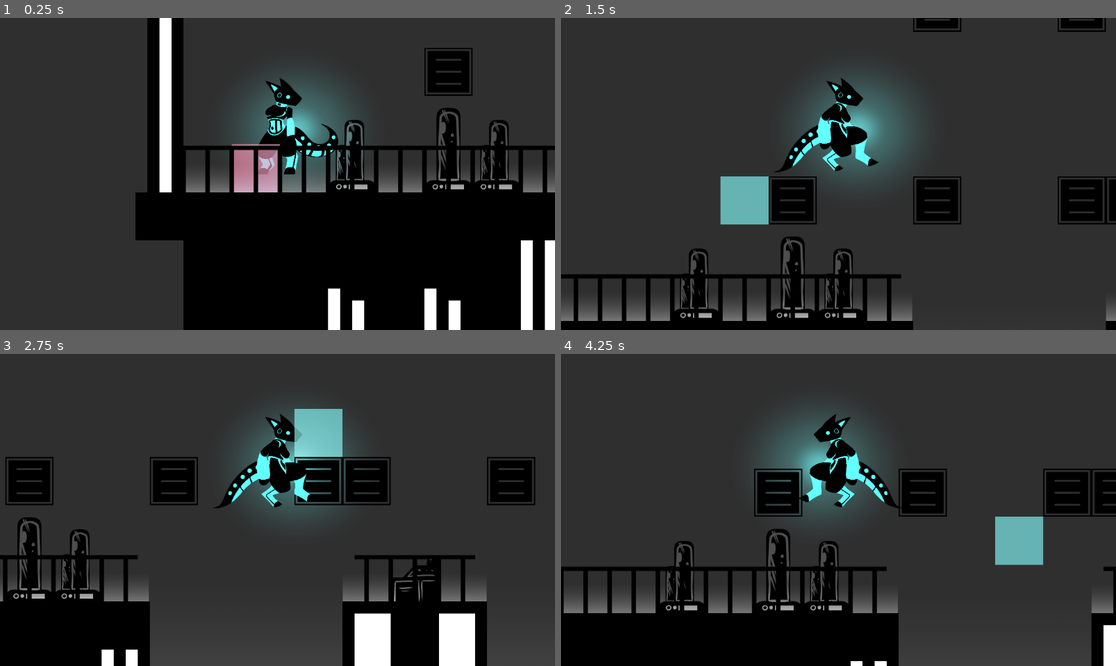
Above: before the commit, frames 1-4 (two rows, left to right).
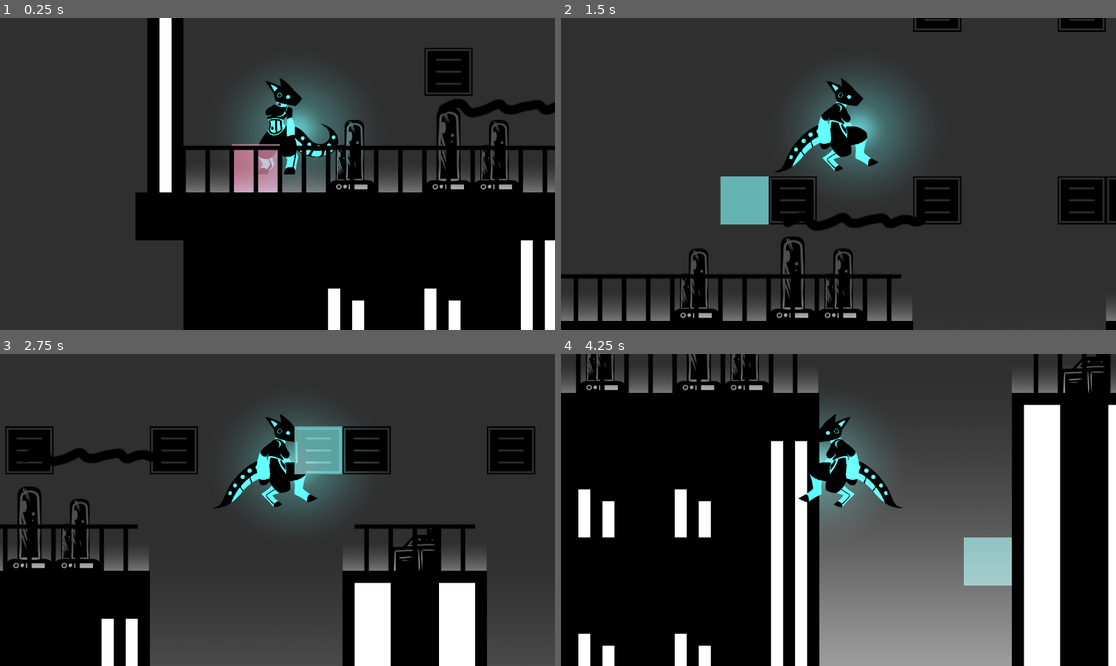
Above: after the commit, the same moments.

Repository: scales-in-git/TeamTime
Game: Godot game, scene res://Scenes/Levels/Debug/RundimentaryLevels/PlatformTest.tscn
The game is run twice, just before and just after one commit, with the same random seed, the same clock (stepped at 60 frames per second) and the same inputs. The project has no main scene, so this scene is started directly.
Inputs (mouse positions are in pixels of both pictures, inside the frame that each line leads up to):
- Up to frame 1 (0.25 s): no input
- Up to frame 2 (1.5 s): tap Enter (ui_accept) at 0.5 s; move the mouse to (960, 158) at 0.52 s; hold D (player_right) 0.53-1.28 s; hold Right mouse button (player_block_delete) 0.53-1.28 s; click (960, 158) at 0.67 s; tap Space (player_jump) at 0.77 s; tap Q (player_delete_all) at 0.8, 1.35 s; move the mouse to (727, 189) at 1.27 s; hold S from 1.28 s (still down)
- Up to frame 3 (2.75 s): tap Space (player_jump) at 1.52 s; right-click (166, 525) at 1.55 s; move the mouse to (333, 441) at 2.02 s; release S at 2.03 s; hold D (player_right) from 2.03 s (still down); hold Right mouse button (player_block_delete) from 2.03 s (still down); tap Q (player_delete_all) at 2.3 s
- Up to frame 4 (4.25 s): move the mouse to (810, 572) at 2.77 s; release D (player_right) at 2.78 s; release Right mouse button (player_block_delete) at 2.78 s; hold W (player_up) 2.78-3.53 s; click (810, 572) at 2.85 s; tap Space (player_jump) at 3.02, 3.77 s; right-click (810, 572) at 3.05 s; move the mouse to (1005, 556) at 3.52 s; hold A (player_left) from 3.53 s (still down); hold Q (player_delete_all) from 3.53 s (still down)

The runs differ from the first frame. In frame 1, 0.6% of the frame differs, in the area x 79-100%, y 25-32%; in frame 2, 0.6%; in frame 3, 17%; in frame 4, 71%, in the area x 0-100%, y 0-100%.

Commit message:
Block detecting Switches

Diff:
--- a/Scenes/Characters/Player/Block/PlacedBlock.gd
+++ b/Scenes/Characters/Player/Block/PlacedBlock.gd
@@ -31,6 +31,7 @@
 func fancy_delete():
 	set_collision_layer_value(1, false)
 	remove_child($%LightOccluder)
+	remove_child($%BlockArea)
 
 	# Play an audio sound first
 	var tween := get_tree().create_tween()
--- a/Scenes/Characters/Player/Block/PlacedBlock.tscn
+++ b/Scenes/Characters/Player/Block/PlacedBlock.tscn
@@ -102,8 +102,12 @@
 [sub_resource type="RectangleShape2D" id="RectangleShape2D_uumfr"]
 size = Vector2(100, 100)
 
+[sub_resource type="RectangleShape2D" id="RectangleShape2D_lydrc"]
+size = Vector2(100, 100)
+
 [node name="PlacedBlock" type="StaticBody2D"]
 collision_layer = 3
+collision_mask = 3
 script = ExtResource("1_2xe80")
 
 [node name="LightOccluder" type="LightOccluder2D" parent="."]
@@ -135,3 +139,12 @@
 [node name="CollisionShape2D" type="CollisionShape2D" parent="."]
 position = Vector2(50, 50)
 shape = SubResource("RectangleShape2D_uumfr")
+
+[node name="BlockArea" type="Area2D" parent="."]
+unique_name_in_owner = true
+collision_layer = 8
+collision_mask = 0
+
+[node name="CollisionShape2D" type="CollisionShape2D" parent="BlockArea"]
+position = Vector2(50, 50)
+shape = SubResource("RectangleShape2D_lydrc")
--- a/Scenes/Levels/Debug/RundimentaryLevels/LevelC.tscn
+++ b/Scenes/Levels/Debug/RundimentaryLevels/LevelC.tscn
@@ -8,7 +8,15 @@
 [ext_resource type="Resource" uid="uid://dk7njr5jptwoi" path="res://Scenes/Levels/Debug/RundimentaryLevels/level_c_camera.tres" id="6_4yba6"]
 [ext_resource type="PackedScene" uid="uid://dxb7l54dt8jih" path="res://Scenes/Mechanics/EvilCamera/EvilCamera.tscn" id="6_bv234"]
 [ext_resource type="PackedScene" uid="uid://brsai7op34w2q" path="res://Scenes/Mechanics/Switch/Switch.tscn" id="7_bmrdl"]
-[ext_resource type="Script" path="res://Scenes/Utility/OnOffStateInverter.gd" id="9_odgne"]
+[ext_resource type="Resource" uid="uid://tyitxngw1k5c" path="res://Scenes/Levels/Debug/RundimentaryLevels/level_c_camera_2.tres" id="8_5v4x4"]
+[ext_resource type="Script" uid="uid://b42m1hnljomnf" path="res://Scenes/Utility/OnOffStateInverter.gd" id="9_odgne"]
+[ext_resource type="PackedScene" uid="uid://dvefjhvuqmubq" path="res://Scenes/Mechanics/BlockDetector/BlockDetector.tscn" id="11_ky0bu"]
+
+[sub_resource type="Resource" id="Resource_ky0bu"]
+script = ExtResource("9_odgne")
+state_manager = ExtResource("8_5v4x4")
+on = false
+metadata/_custom_type_script = "uid://b42m1hnljomnf"
 
 [sub_resource type="Resource" id="Resource_5v4x4"]
 script = ExtResource("9_odgne")
@@ -37,6 +45,10 @@
 [node name="CanvasModulate" type="CanvasModulate" parent="."]
 color = Color(0.34, 0.34, 0.34, 1)
 
+[node name="BlockDetector" parent="." instance=ExtResource("11_ky0bu")]
+position = Vector2(-1600, -200)
+on_off_state_manager = ExtResource("8_5v4x4")
+
 [node name="WalkingEntrance" parent="." instance=ExtResource("1_odgne")]
 
 [node name="SmartMusicPlayer" parent="." instance=ExtResource("3_omir1")]
@@ -58,8 +70,15 @@
 auto_blink_on = 8.0
 auto_blink_off = 1.0
 
+[node name="EvilCamera2" parent="." instance=ExtResource("6_bv234")]
+position = Vector2(-350, -1050)
+scale = Vector2(-1, 1)
+state_manager = SubResource("Resource_ky0bu")
+auto_blink_on = 8.0
+auto_blink_off = 1.0
+
 [node name="TileMapLayer" type="TileMapLayer" parent="."]
-tile_map_data = PackedByteArray("AAD8/wAAAQAEAAQAAAD9/wAAAQA …(1519 unchanged characters)… AFAAQAAAD///b/AQAFAAUAAAD///f/AQAFAAYAAAA=")
+tile_map_data = PackedByteArray("AAD8/wAAAQAEAAQAAAD9/wAAAQA …(1519 unchanged characters)… AFAAQAAAD///b/AQAFAAUAAAD///f/AQAFAAYAAADu//3/AQAEAAMAAADv//3/AQAFAAMAAAA=")
 tile_set = ExtResource("1_fgpdp")
 
 [node name="Switch" parent="." instance=ExtResource("7_bmrdl")]
--- a/Scenes/Levels/Debug/RundimentaryLevels/PlatformTest.tscn
+++ b/Scenes/Levels/Debug/RundimentaryLevels/PlatformTest.tscn
@@ -176,7 +176,10 @@
 position = Vector2(476, -172)
 
 [node name="MovingPlatform" parent="Node2D" instance=ExtResource("11_s8xos")]
-speed = 2.0
+collision_mask = 2
+direction = Vector2(0, -1)
+distance = 10.0
+speed = 0.25
 wait = 1.0
 
 [node name="CollisionShape2D" type="CollisionShape2D" parent="Node2D/MovingPlatform"]
--- /dev/null
+++ b/Scenes/Levels/Debug/RundimentaryLevels/level_c_camera_2.tres
@@ -0,0 +1,8 @@
+[gd_resource type="Resource" script_class="OnOffState" load_steps=2 format=3 uid="uid://tyitxngw1k5c"]
+
+[ext_resource type="Script" uid="uid://dugcuhx50s64n" path="res://Scenes/Utility/OnOffState.gd" id="1_07ha4"]
+
+[resource]
+script = ExtResource("1_07ha4")
+on = true
+metadata/_custom_type_script = "uid://dugcuhx50s64n"
--- a/Scenes/Levels/DebugTileSet.tres
+++ b/Scenes/Levels/DebugTileSet.tres
@@ -55,7 +55,11 @@
 2:3/0 = 0
 3:3/0 = 0
 4:3/0 = 0
+4:3/0/physics_layer_0/polygon_0/points = PackedVector2Array(-50, -50, 50, -50, 50, 50, -50, 50)
+4:3/0/physics_layer_0/polygon_0/one_way = true
 5:3/0 = 0
+5:3/0/physics_layer_0/polygon_0/points = PackedVector2Array(-50, -50, 50, -50, 50, 50, -50, 50)
+5:3/0/physics_layer_0/polygon_0/one_way = true
 6:3/0 = 0
 7:3/0 = 0
 0:4/0 = 0
--- /dev/null
+++ b/Scenes/Mechanics/BlockDetector/BlockDetector.tscn
@@ -0,0 +1,28 @@
+[gd_scene load_steps=3 format=3 uid="uid://dvefjhvuqmubq"]
+
+[ext_resource type="Script" uid="uid://bjlojs8vmah72" path="res://Scenes/Mechanics/BlockDetector/block_detector.gd" id="1_pitgp"]
+
+[sub_resource type="RectangleShape2D" id="RectangleShape2D_wcw8l"]
+size = Vector2(100, 100)
+
+[node name="BlockDetector" type="Node2D"]
+script = ExtResource("1_pitgp")
+
+[node name="BlockDetectorZone" type="Area2D" parent="."]
+unique_name_in_owner = true
+collision_layer = 0
+collision_mask = 8
+input_pickable = false
+
+[node name="square" type="CollisionShape2D" parent="BlockDetectorZone"]
+position = Vector2(50, 50)
+shape = SubResource("RectangleShape2D_wcw8l")
+
+[node name="ColorRect" type="ColorRect" parent="."]
+custom_minimum_size = Vector2(100, 100)
+offset_right = 40.0
+offset_bottom = 40.0
+color = Color(0.501333, 0.32, 1, 0.482353)
+
+[connection signal="area_entered" from="BlockDetectorZone" to="." method="_on_block_detector_zone_area_entered"]
+[connection signal="area_exited" from="BlockDetectorZone" to="." method="_on_block_detector_zone_area_exited"]
--- /dev/null
+++ b/Scenes/Mechanics/BlockDetector/block_detector.gd
@@ -0,0 +1,29 @@
+extends Node2D
+
+@export var on_off_state_manager: OnOffState
+
+@onready var block_detector: Area2D = $%BlockDetectorZone
+
+
+
+func _on_block_detector_zone_area_exited(_area: Node2D):
+    if not on_off_state_manager.on:
+        return
+    on_off_state_manager.turn_off()
+
+
+func _on_block_detector_zone_area_entered(_area: Node2D):
+    if on_off_state_manager.on:
+        return
+    on_off_state_manager.turn_on()
+
+
+func _physics_process(delta):
+    for detected_body in block_detector.get_overlapping_bodies():
+        if detected_body is PlacedBlock:
+            print("Helloy")
+
+
+func _ready():
+    on_off_state_manager.init()
+    on_off_state_manager.turn_off()
--- a/Scenes/Mechanics/MovingPlatform/MovingPlatform.tscn
+++ b/Scenes/Mechanics/MovingPlatform/MovingPlatform.tscn
@@ -1,7 +1,12 @@
-[gd_scene load_steps=2 format=3 uid="uid://0hi7fyduhudf"]
+[gd_scene load_steps=3 format=3 uid="uid://0hi7fyduhudf"]
 
+[ext_resource type="Texture2D" uid="uid://8aukhe7oy3bu" path="res://Placeholders/FunnyPlatformLol.png" id="1_7tkyg"]
 [ext_resource type="Script" uid="uid://dohry0dir848e" path="res://Scenes/Mechanics/MovingPlatform/MovingPlatform.gd" id="1_akfi6"]
 
 [node name="MovingPlatform" type="AnimatableBody2D"]
 sync_to_physics = false
 script = ExtResource("1_akfi6")
+
+[node name="FunnyPlatformLol" type="Sprite2D" parent="."]
+scale = Vector2(0.25, 0.25)
+texture = ExtResource("1_7tkyg")
--- a/Scenes/Mechanics/MovingPlatform/SimpleMovingPlatform/SimpleMovingPlatform.tscn
+++ b/Scenes/Mechanics/MovingPlatform/SimpleMovingPlatform/SimpleMovingPlatform.tscn
@@ -1,3 +1,7 @@
-[gd_scene format=3 uid="uid://ck7hdwm4tjpjn"]
+[gd_scene load_steps=2 format=3 uid="uid://ck7hdwm4tjpjn"]
+
+[ext_resource type="PackedScene" uid="uid://0hi7fyduhudf" path="res://Scenes/Mechanics/MovingPlatform/MovingPlatform.tscn" id="1_evlhf"]
 
 [node name="SimpleMovingPlatform" type="Node2D"]
+
+[node name="MovingPlatform" parent="." instance=ExtResource("1_evlhf")]
Not shown: 1 places in Scenes/Characters/Player/Block/PlacedBlock.tscn that only renumber resources
Not shown: 1 places in Scenes/Levels/Debug/RundimentaryLevels/LevelC.tscn that only renumber resources
Not shown, added: Scenes/Mechanics/BlockDetector/block_detector.gd.uid
